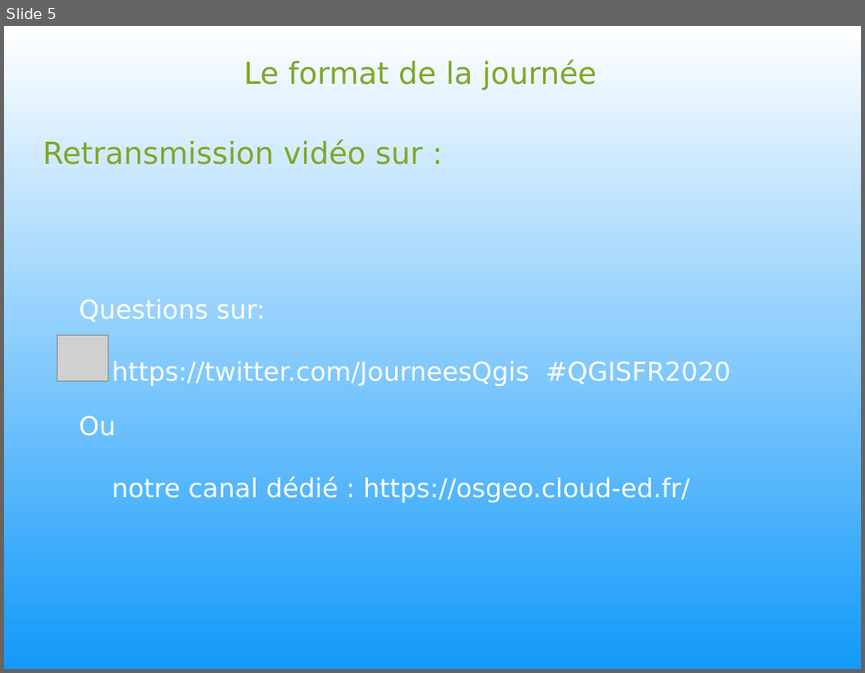
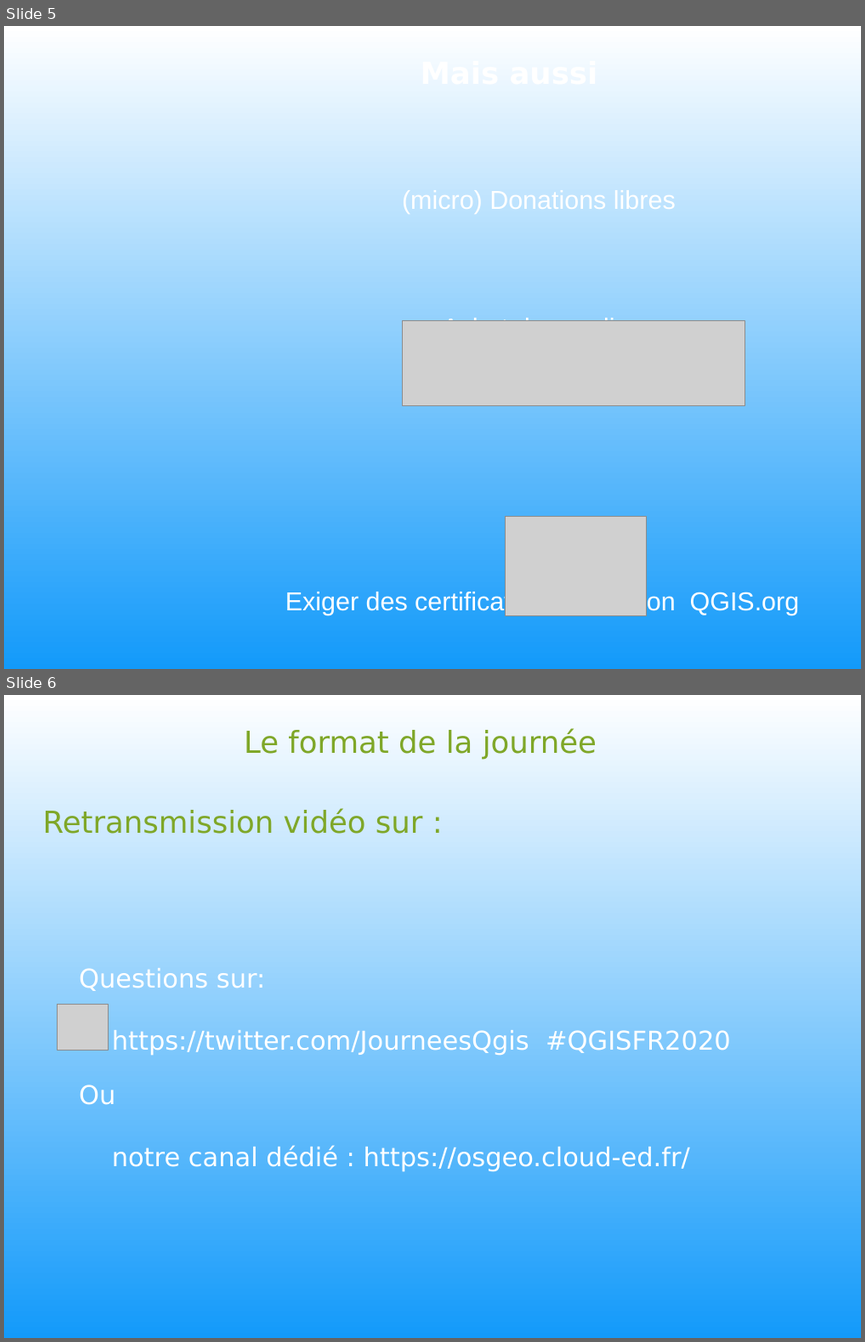
Before and after one commit to OSGeo-fr/QGIS-user-fr, a slide deck: 2020/Conf_QGIS/00_presentation.odp. Shown one above the other, each under a label of ours: slide 5 before the commit, slides 5 and 6 after it. The pictures are 865x673 and 865x1342 pixels, drawn with LibreOffice and Linux fonts; fonts in the diff are those of the drawing; grey boxes stand for pictures; background and template pictures are left out. Boxes give left, top, right and bottom in pixels: in the first picture for what was removed or moved away, otherwise in the second. Text is boxed around its words. In the diff, an @@ line names an element or a change of style, - is before the commit and + after.

Commit message:
update presentation

```diff
--- a/2020/Conf_QGIS/00_presentation.odp
+++ b/2020/Conf_QGIS/00_presentation.odp
@@ slide 5 added at (4, 26, 861, 669), background picture (left out) @@
@@ text added at (206, 50, 812, 199), 28 pt, text #FFFFFF, bold @@
+Mais aussi
@@ text added at (285, 190, 800, 616), 24 pt, text #FFFFFF @@
+(micro) Donations libres
+Achat de goodies
+Exiger des certificats de formation QGIS.org
@@ picture added at (403, 320, 745, 405) @@
@@ picture added at (506, 516, 647, 615) @@
@@ what was slide 5 is now slide 6 @@
```
Also in this commit, not shown: 1 slide changed, 1 other slide added, 1 slide removed.
